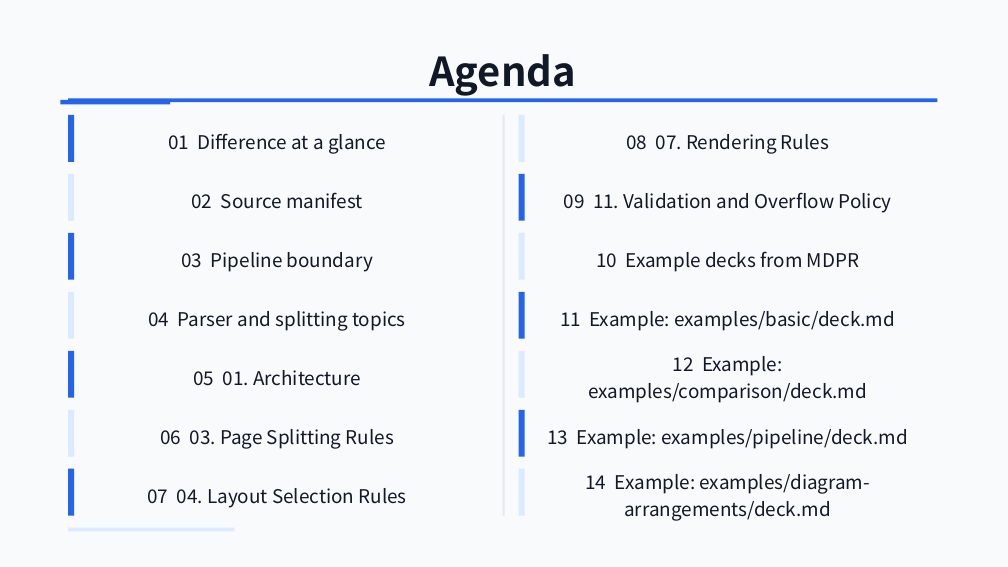
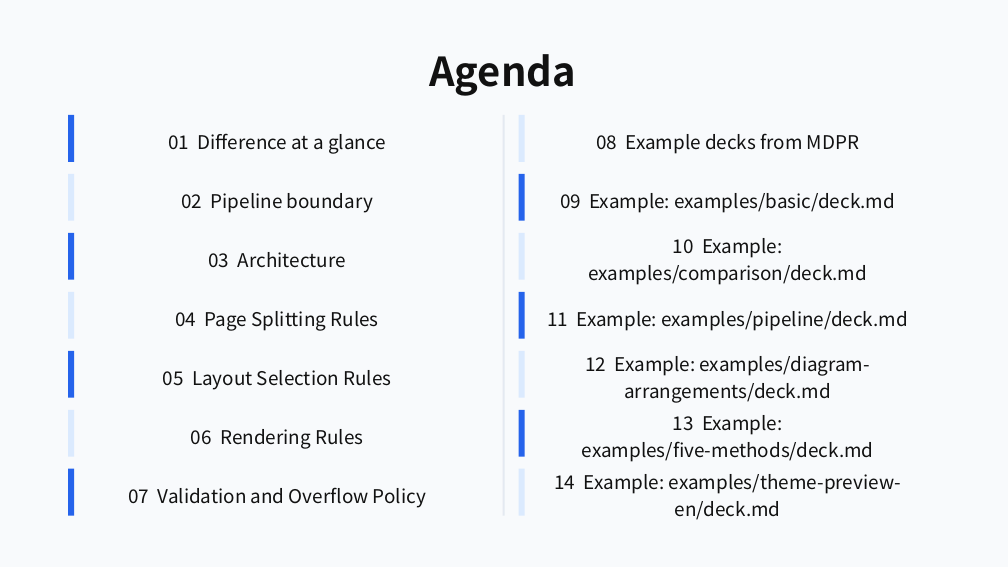
Before and after one commit to ch040602/mdpr-skill, a slide deck: slide 2 of artifacts/mdpr-vs-skill/mdpr-baseline-result.pptx. Drawn at 1008x567 pixels with LibreOffice and Linux fonts; fonts in the diff are those of the drawing. Boxes give left, top, right and bottom in pixels: in the first picture for what was removed or moved away, otherwise in the second. Text is boxed around its words. In the diff, an @@ line names an element or a change of style, - is before the commit and + after.

Commit message:
Rebuild visual comparison evidence

```diff
--- a/artifacts/mdpr-vs-skill/mdpr-baseline-result.pptx
+++ b/artifacts/mdpr-vs-skill/mdpr-baseline-result.pptx
@@ text "Agenda" at [429, 54, 576, 96]: text colour #111827 to #111111 @@
@@ rectangle removed at [60, 100, 170, 104] @@
@@ rectangle removed at [68, 98, 938, 102] @@
@@ text "01 Difference at a glance" at [168, 133, 386, 154]: text colour #111827 to #111111 @@
@@ text at [596, 133, 859, 154]: text changed; text colour #111827 to #111111 @@
-10 Example decks from MDPR
+08 Example decks from MDPR
@@ text removed at [626, 134, 829, 154] @@
-08 07. Rendering Rules
@@ text at [181, 193, 373, 213]: text changed; text colour #111827 to #111111 @@
-03 Pipeline boundary
+02 Pipeline boundary
@@ text removed at [191, 192, 363, 209] @@
-02 Source manifest
@@ text added at [560, 193, 895, 213], 18 pt, text #111111 @@
+09 Example: examples/basic/deck.md
@@ text added at [588, 238, 867, 285], 18 pt, text #111111 @@
+10 Example: examples/comparison/deck.md
@@ text added at [209, 252, 346, 268], 18 pt, text #111111 @@
+03 Architecture
@@ text at [175, 311, 379, 331]: text changed; text colour #111827 to #111111 @@
-04 Parser and splitting topics
+04 Page Splitting Rules
@@ text at [547, 311, 908, 331]: text changed; text colour #111827 to #111111 @@
-11 Example: examples/basic/deck.md
+11 Example: examples/pipeline/deck.md
@@ text at [585, 356, 871, 403]: text changed; text colour #111827 to #111111 @@
-12 Example: examples/comparison/deck.md
+12 Example: examples/diagram-arrangements/deck.md
@@ text at [163, 370, 391, 390]: text changed; text colour #111827 to #111111 @@
-07 04. Layout Selection Rules
+05 Layout Selection Rules
@@ text removed at [193, 370, 361, 386] @@
-05 01. Architecture
@@ text at [582, 415, 874, 462]: text changed; text colour #111827 to #111111 @@
-13 Example: examples/pipeline/deck.md
+13 Example: examples/five-methods/deck.md
@@ text at [191, 429, 363, 449]: text changed; text colour #111827 to #111111 @@
-06 03. Page Splitting Rules
+06 Rendering Rules
@@ text at [554, 474, 901, 520]: text changed; text colour #111827 to #111111 @@
-14 Example: examples/diagram-arrangements/deck.md
+14 Example: examples/theme-preview-en/deck.md
@@ text at [128, 487, 426, 508]: text changed; text colour #111827 to #111111 @@
-09 11. Validation and Overflow Policy
+07 Validation and Overflow Policy
@@ rectangle removed at [68, 528, 234, 532] @@
```
Also in this commit, not shown: 32 other slides changed, 2 slides added, 13 slides removed, 22 other files.
